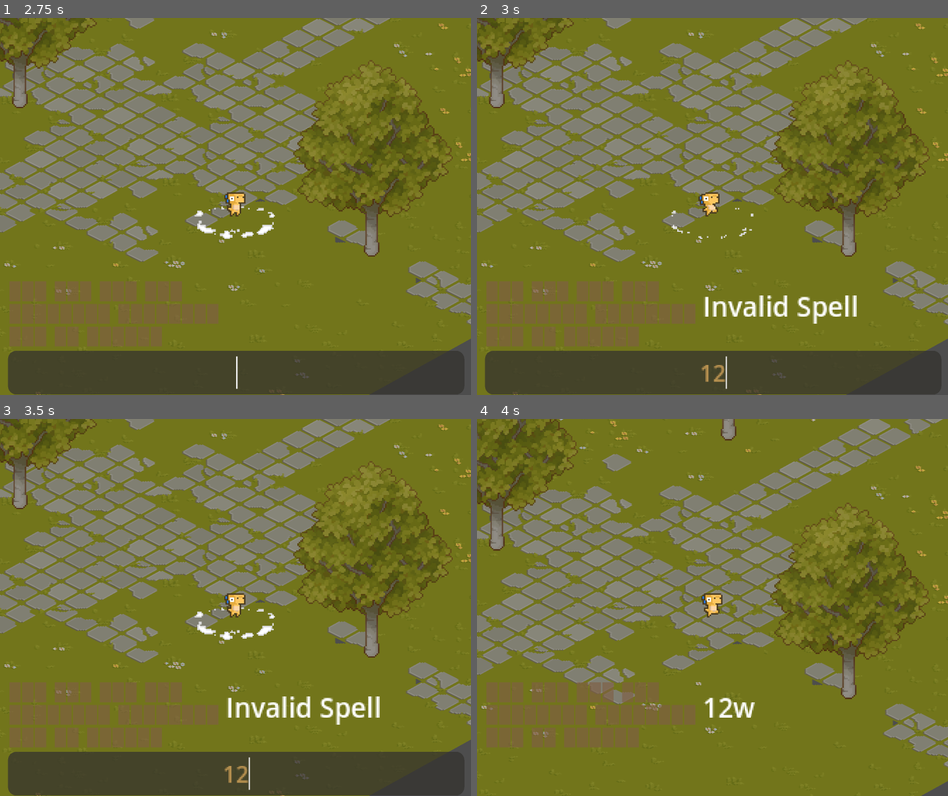
Above: before the commit, frames 1-4 (two rows, left to right).
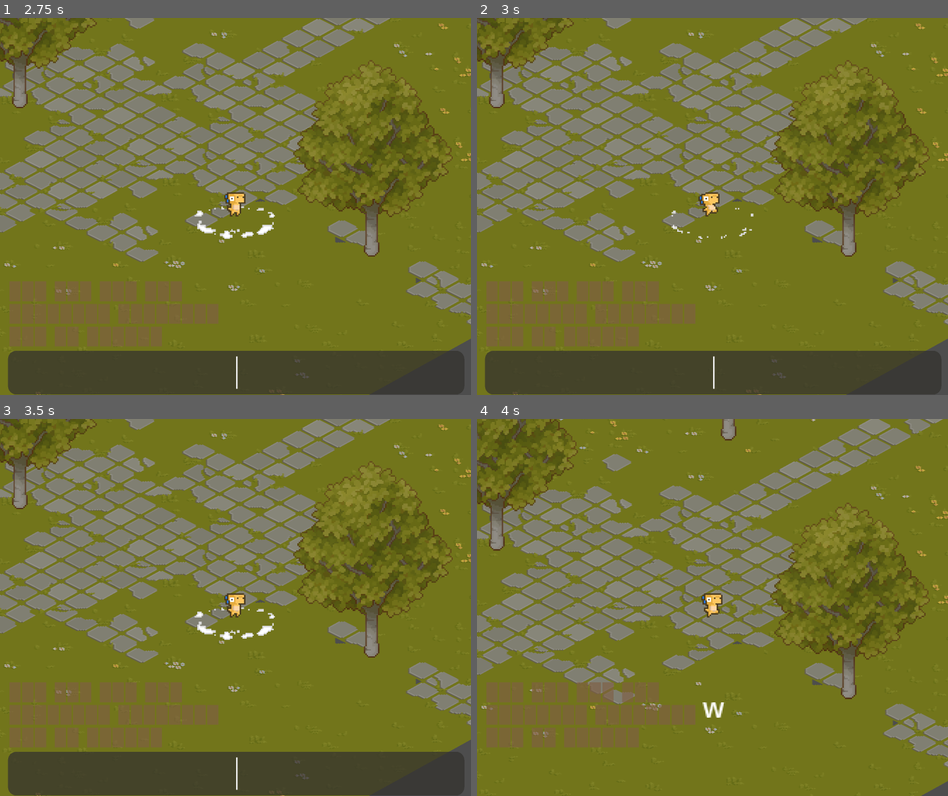
Above: after the commit, the same moments.

Repository: jromeem/spells
Game: Godot game, scene res://scenes/main.tscn
Two runs of this game, one before a commit and one after it. Both use one fixed random seed, a clock stepped at 60 frames per second and the inputs below. The project has no main scene, so this scene is started directly.
Inputs (mouse positions are in pixels of both pictures, inside the frame that each line leads up to):
- Up to frame 1 (2.75 s): tap Enter (conjure_end) at 0.5 s; move the mouse to (339, 187) at 0.52 s; hold D (right) 0.53-1.28 s; tap Backspace at 0.6, 1.55 s; click (339, 187) at 0.67 s; tap Delete at 0.8, 1.35, 2.3 s; move the mouse to (141, 225) at 1.27 s; hold S (down) 1.28-2.03 s; move the mouse to (282, 123) at 2.02 s; hold D (right) from 2.03 s (still down); tap Space (conjure) at 2.1 s
- Up to frame 2 (3 s): release D (right) at 2.75 s; click (712, 372) at 2.77 s; type "12" at 2.85 s
- Up to frame 3 (3.5 s): no input
- Up to frame 4 (4 s): move the mouse to (688, 682) at 3.52 s; hold W (up) from 3.53 s (still down); tap Enter (conjure_end) at 3.6 s; click (688, 682) at 3.67 s; tap Backspace at 3.8 s

Frame 1 is identical in both runs. In frame 2, 1.1% of the frame differs, in the area x 47-81%, y 73-99%; in frame 3, 1.1%; in frame 4, 0.3%.

Commit message:
using claude was way better and on the first try

Diff:
--- a/scripts/spelling.gd
+++ b/scripts/spelling.gd
@@ -54,84 +54,117 @@
 		return false  # Index out of bounds
 	return str.substr(index, substring.length()) == substring
 
-func is_valid_spell(spellword: String) -> bool:
-	var components = []
-	var all_prefixes = flatten_array(prefixes.values())
-	var all_suffixes = flatten_array(suffixes.values())
+func is_valid_spell(spell_input: String) -> bool:
+	# Make a copy of the input to work with
+	var remaining_text = spell_input
+
+	# Track detected components for highlighting
+	var detected_prefixes = []
+	var detected_root = ""
+	var detected_suffixes = []
+
+	# Track used categories to ensure one prefix/suffix per category
 	var used_prefix_categories = {}
 	var used_suffix_categories = {}
 
-	# Collect all valid prefixes (one per category)
-	var detected_prefixes = []
-	for category in prefixes:
-		for prefix in prefixes[category]:
-			if spellword.begins_with(prefix) and category not in used_prefix_categories:
-				components.append(prefix)
-				detected_prefixes.append(prefix)
-				emit_signal("prefix_detected", prefix)
-				spellword = spellword.substr(prefix.length(), spellword.length() - prefix.length())
-				used_prefix_categories[category] = true
-				break  # Move to the next category
+	# Step 1: Detect prefixes
+	var prefix_found = true
+	while prefix_found and remaining_text.length() > 0:
+		prefix_found = false
+		for category in prefixes:
+			if category in used_prefix_categories:
+				continue  # Skip if category already used
 
-	# Find and extract the root in the remaining string
-	var root_found = ""
+			for prefix in prefixes[category]:
+				if remaining_text.begins_with(prefix):
+					detected_prefixes.append(prefix)
+					emit_signal("prefix_detected", prefix)
+					used_prefix_categories[category] = true
+					remaining_text = remaining_text.substr(prefix.length())
+					prefix_found = true
+					break
+
+	# Step 2: Detect root (mandatory)
+	var root_found = false
 	for root in roots:
-		if spellword.begins_with(root):
-			root_found = root
-			components.append(root)
+		if remaining_text.begins_with(root):
+			detected_root = root
 			emit_signal("root_detected", root)
-			spellword = spellword.substr(root.length(), spellword.length() - root.length())
+			remaining_text = remaining_text.substr(root.length())
+			root_found = true
 			break
 
-	if root_found == "":
+	if not root_found:
 		return false  # No valid root found
 
-	# Collect all valid suffixes (one per category) in the correct order
-	var detected_suffixes = []
-	var remaining_spellword = spellword  # Keep track of the remaining spellword for suffix parsing
+	# Step 3: Detect suffixes
+	while remaining_text.length() > 0:
+		var suffix_found = false
 
-	# Iterate from left to right to detect suffixes
-	var i = 0
-	while i < remaining_spellword.length():
-		var matched_suffix = false  # Flag to indicate if a suffix was matched
+		# Try to match a suffix
 		for category in suffixes:
+			if category in used_suffix_categories:
+				continue  # Skip if category already used
+
 			for suffix in suffixes[category]:
-				# Use the custom function to check if the substring starts at index `i`
-				if begins_with_at_index(remaining_spellword, suffix, i) and category not in used_suffix_categories:
-					components.append(suffix)
+				if remaining_text.begins_with(suffix):
 					detected_suffixes.append(suffix)
 					emit_signal("suffix_detected", suffix)
 					used_suffix_categories[category] = true
-					i += suffix.length()  # Move index forward by the length of the matched suffix
-					matched_suffix = true  # Set the flag to true
-					break  # Break out of the inner loop once a match is found
-			if matched_suffix:
-				break  # Break out of the category loop if a match is found
-		if not matched_suffix:
-			i += 1  # Move to the next character if no suffix is matched
+					remaining_text = remaining_text.substr(suffix.length())
+					suffix_found = true
+					break
 
-	# Ensure the `spellword` is emptied properly after suffix parsing
-	if i == remaining_spellword.length():
-		spellword = ""  # Mark spellword as fully parsed
+			if suffix_found:
+				break
 
-	# Ensure the spellword is fully parsed with no leftover text
-	if spellword != "":
+		if not suffix_found:
+			return false  # Unknown component found
+
+		# If we've processed all remaining text, break the loop
+		if remaining_text.length() == 0:
+			break
+
+	# All text should be consumed by valid components
+	if remaining_text.length() > 0:
 		return false
 
-	# Emit a signal to highlight all components at once
+	# Highlight all components at once
 	var spell_container: FlowContainer = $"../SpellContainer"
-
-	spell_container.highlight_valid_spell_components(detected_prefixes, root_found, detected_suffixes)
+	spell_container.highlight_valid_spell_components(detected_prefixes, detected_root, detected_suffixes)
 
 	return true
 
 func _on_text_changed(new_text: String) -> void:
-	spellword = new_text.strip_edges()
-	if is_valid_spell(spellword):
+	# Only allow a-zA-Z characters
+	var regex = RegEx.new()
+	regex.compile("[^a-zA-Z]")
+	spellword = regex.sub(new_text, "", true).strip_edges()
+
+	# If the cleaned text is different from input, update the LineEdit
+	if spellword != new_text:
+		text = spellword
+		set_caret_column(spellword.length())
+
+	# Convert to lowercase for consistent validation
+	var lowercase_spell = spellword.to_lower()
+
+	if is_valid_spell(lowercase_spell):
 		rich_text_label.text = "Valid Spell: " + spellword
+		emit_signal("valid_spellword")
 	else:
-		invalid_spellword.emit()
 		rich_text_label.text = "Invalid Spell"
+		emit_signal("invalid_spellword")
+
+# Optional: Add this function to restrict input characters in real-time
+func _gui_input(event: InputEvent) -> void:
+	if event is InputEventKey and event.pressed:
+		if event.keycode == KEY_BACKSPACE or event.keycode == KEY_DELETE:
+			return
+
+		var typed_char = char(event.unicode)
+		if not typed_char.to_lower().is_valid_identifier():
+			get_viewport().set_input_as_handled()
 
 func _ready():
 	var conjuring = get_node("../../Conjuring/AnimatedSprite2D")
